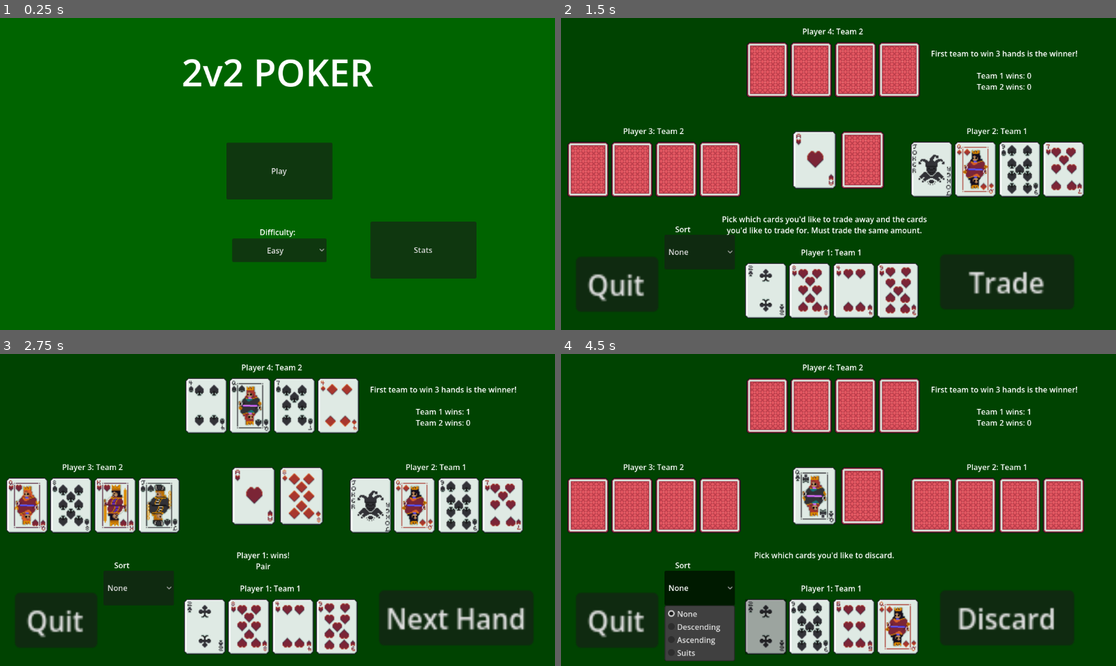
Above: before the commit, frames 1-4 (two rows, left to right).
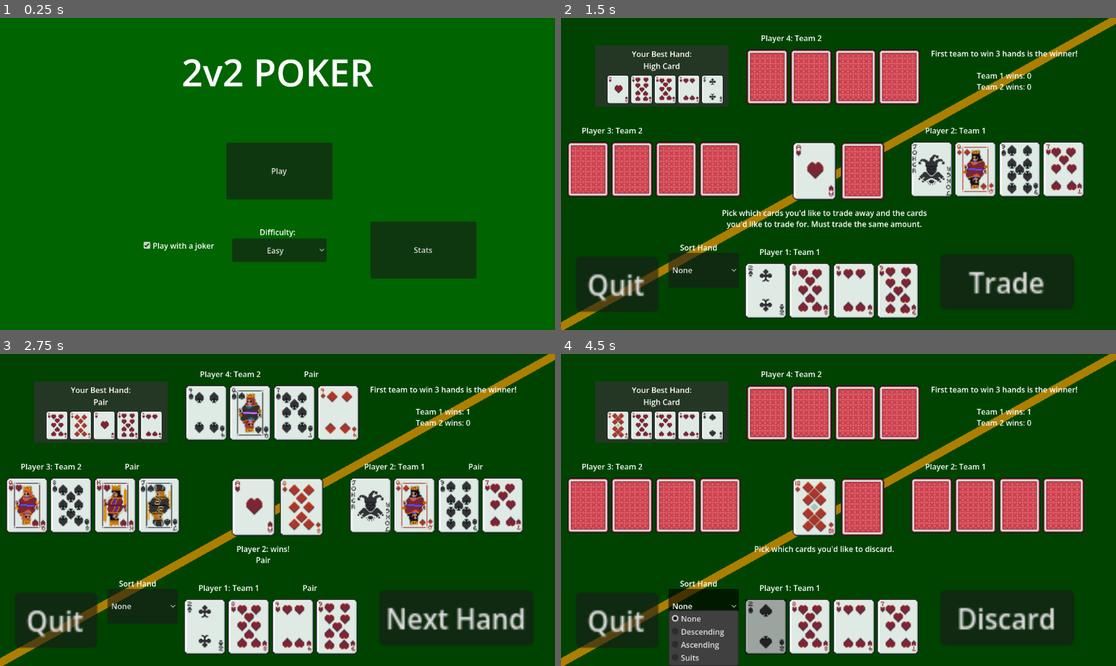
Above: after the commit, the same moments.

Repository: joey-x-y/card-game
Game: Godot game, scene res://Scenes/Main.tscn
Two runs of this game, one before a commit and one after it. Both use one fixed random seed, a clock stepped at 60 frames per second and the inputs below.
Inputs (mouse positions are in pixels of both pictures, inside the frame that each line leads up to):
- Up to frame 1 (0.25 s): no input
- Up to frame 2 (1.5 s): click "Play" at 0.5 s; click "Discard" at 1.25 s
- Up to frame 3 (2.75 s): click "Trade" at 2 s
- Up to frame 4 (4.5 s): click "Next Hand" at 2.75 s; click (766, 625) at 3.52 s; click "None" at 4.25 s

The runs differ from the first frame. In frame 1, 0.2% of the frame differs, in the area x 25-39%, y 71-75%; in frame 2, 16%; in frame 3, 15%; in frame 4, 17%, in the area x 0-100%, y 0-100%.

Commit message:
Added more friendly game ui

Diff:
--- a/Prefabs/Character.tscn
+++ b/Prefabs/Character.tscn
@@ -4,7 +4,7 @@
 [ext_resource type="Script" uid="uid://nf135lryid6b" path="res://Scripts/Characters/Hand.gd" id="2_n3ll4"]
 [ext_resource type="PackedScene" uid="uid://c3l44wwtneh0g" path="res://Prefabs/CardSlot.tscn" id="3_n3ll4"]
 
-[node name="Character" type="Control" unique_id=963857516 node_paths=PackedStringArray("hand", "display_data")]
+[node name="Character" type="Control" unique_id=963857516 node_paths=PackedStringArray("hand", "display_data", "display_data_hand")]
 layout_mode = 3
 anchors_preset = 15
 anchor_right = 1.0
@@ -14,6 +14,7 @@
 script = ExtResource("1_2evft")
 hand = NodePath("Hand")
 display_data = NodePath("CharacterDisplayData/DisplayData")
+display_data_hand = NodePath("CharacterDisplayData/DisplayDataHand")
 
 [node name="Hand" type="Container" parent="." unique_id=1362151626 node_paths=PackedStringArray("cardSlots")]
 propagate_maximum_size = false
@@ -40,20 +41,41 @@
 [node name="CardSlot4" parent="Hand" unique_id=1249891058 instance=ExtResource("3_n3ll4")]
 layout_mode = 2
 
-[node name="CharacterDisplayData" type="Control" parent="." unique_id=41028716]
+[node name="CharacterDisplayData" type="Control" parent="." unique_id=302509664]
 layout_mode = 1
 anchor_right = 1.0
-anchor_bottom = 0.19800001
-offset_bottom = -0.3040161
+anchor_bottom = 0.147
+offset_bottom = -0.2559967
 grow_horizontal = 2
 grow_vertical = 2
 
 [node name="DisplayData" type="RichTextLabel" parent="CharacterDisplayData" unique_id=357012142]
+clip_contents = false
 layout_mode = 1
-anchors_preset = 15
-anchor_right = 1.0
+anchors_preset = -1
+anchor_left = 0.030000001
+anchor_right = 0.49600002
 anchor_bottom = 1.0
-grow_horizontal = 2
+offset_left = -0.5600014
+offset_right = -0.3920288
 grow_vertical = 2
+fit_content = true
 scroll_active = false
+autowrap_mode = 0
 horizontal_alignment = 1
+
+[node name="DisplayDataHand" type="RichTextLabel" parent="CharacterDisplayData" unique_id=793846655]
+clip_contents = false
+layout_mode = 1
+anchors_preset = -1
+anchor_left = 0.48200002
+anchor_right = 0.97300005
+anchor_bottom = 1.0
+offset_left = -0.2640381
+offset_right = 0.104003906
+grow_horizontal = 0
+grow_vertical = 2
+fit_content = true
+scroll_active = false
+autowrap_mode = 0
+horizontal_alignment = 1
--- a/Scenes/Game.tscn
+++ b/Scenes/Game.tscn
@@ -5,8 +5,9 @@
 [ext_resource type="Script" uid="uid://chnw2euv35ilk" path="res://Scripts/Cards/Deck.gd" id="3_b2bpf"]
 [ext_resource type="Script" uid="uid://bw1meq4xitqif" path="res://Scripts/Cards/River.gd" id="4_kldst"]
 [ext_resource type="PackedScene" uid="uid://c3l44wwtneh0g" path="res://Prefabs/CardSlot.tscn" id="5_b2bpf"]
-
-[node name="Game" type="Control" unique_id=2074097226 node_paths=PackedStringArray("player", "ally", "op1", "op2", "deck", "river", "instruction_text", "hand_sorter_button", "scoreboard", "proceed_button", "quit_button")]
+[ext_resource type="Script" uid="uid://bvlul11tk01qo" path="res://Scripts/HandDisplay.gd" id="6_7lihs"]
+
+[node name="Game" type="Control" unique_id=2074097226 node_paths=PackedStringArray("player", "ally", "op1", "op2", "deck", "river", "instruction_text", "hand_sorter_button", "scoreboard", "hand_display", "proceed_button", "quit_button")]
 layout_mode = 3
 anchors_preset = 15
 anchor_right = 1.0
@@ -23,6 +24,7 @@
 instruction_text = NodePath("UI/InstructionText")
 hand_sorter_button = NodePath("UI/HandSorts")
 scoreboard = NodePath("UI/Scoreboard")
+hand_display = NodePath("UI/HandHelp")
 proceed_button = NodePath("UI/Next")
 quit_button = NodePath("UI/Quit")
 
@@ -54,14 +56,27 @@
 grow_vertical = 2
 color = Color(0, 0.2611708, 0.0060971794, 1)
 
+[node name="ColorRect2" type="ColorRect" parent="UI" unique_id=1733465501]
+layout_mode = 1
+anchors_preset = 10
+anchor_right = 1.0
+offset_left = -20.0
+offset_top = 642.99994
+offset_right = -20.0
+offset_bottom = 680.99994
+grow_horizontal = 2
+rotation = -0.5064553
+scale = Vector2(1.2330526, 0.44238842)
+color = Color(0.6745098, 0.49803922, 0, 1)
+
 [node name="River" type="Container" parent="UI" unique_id=811713047 node_paths=PackedStringArray("card_slot")]
 layout_mode = 1
 anchors_preset = -1
 anchor_top = 0.35200003
 anchor_right = 1.0
 anchor_bottom = 0.55700004
-offset_top = -0.09602356
-offset_bottom = 0.063964844
+offset_top = 22.903976
+offset_bottom = 23.063965
 grow_horizontal = 2
 grow_vertical = 2
 script = ExtResource("4_kldst")
@@ -118,9 +133,9 @@
 anchor_right = 0.0
 anchor_bottom = 0.0
 offset_left = 385.0
-offset_top = 16.0
+offset_top = 31.0
 offset_right = 745.0
-offset_bottom = 166.0
+offset_bottom = 181.0
 grow_horizontal = 1
 grow_vertical = 1
 
@@ -145,19 +160,19 @@
 [node name="InstructionText" type="RichTextLabel" parent="UI" unique_id=357002125]
 layout_mode = 0
 offset_left = 315.0
-offset_top = 406.0
+offset_top = 393.0
 offset_right = 779.0
-offset_bottom = 519.0
+offset_bottom = 506.0
 mouse_filter = 2
 scroll_active = false
 horizontal_alignment = 1
 
 [node name="HandSorts" type="OptionButton" parent="UI" unique_id=627764900]
 layout_mode = 0
-offset_left = 215.0
-offset_top = 450.0
-offset_right = 361.0
-offset_bottom = 522.0
+offset_left = 223.0
+offset_top = 488.0
+offset_right = 369.0
+offset_bottom = 560.0
 item_count = 4
 popup/item_0/text = "None"
 popup/item_0/id = 0
@@ -168,6 +183,17 @@
 popup/item_3/text = "Suits"
 popup/item_3/id = 3
 
+[node name="RichTextLabel" type="RichTextLabel" parent="UI" unique_id=26330015]
+layout_mode = 0
+offset_left = 213.0
+offset_top = 465.0
+offset_right = 359.0
+offset_bottom = 494.0
+mouse_filter = 2
+text = "Sort Hand"
+scroll_active = false
+horizontal_alignment = 1
+
 [node name="Scoreboard" type="RichTextLabel" parent="UI" unique_id=1788841116]
 layout_mode = 0
 offset_left = 748.0
@@ -176,22 +202,78 @@
 offset_bottom = 170.0
 horizontal_alignment = 1
 
-[node name="HandHelp" type="Control" parent="UI" unique_id=661748925]
+[node name="HandHelp" type="Control" parent="UI" unique_id=661748925 node_paths=PackedStringArray("card_slots", "hand_name_display")]
 anchors_preset = 0
 offset_left = 71.0
 offset_top = 57.0
 offset_right = 348.0
 offset_bottom = 184.0
-
-[node name="RichTextLabel" type="RichTextLabel" parent="UI" unique_id=26330015]
-layout_mode = 0
-offset_left = 180.0
-offset_top = 427.0
-offset_right = 326.0
-offset_bottom = 456.0
-mouse_filter = 2
-text = "Sort"
-scroll_active = false
-horizontal_alignment = 1
+script = ExtResource("6_7lihs")
+card_slots = [NodePath("HBoxContainer/TextureRect"), NodePath("HBoxContainer/TextureRect2"), NodePath("HBoxContainer/TextureRect3"), NodePath("HBoxContainer/TextureRect4"), NodePath("HBoxContainer/TextureRect5")]
+hand_name_display = NodePath("HandName")
+
+[node name="TextureRect" type="ColorRect" parent="UI/HandHelp" unique_id=1173366339]
+layout_mode = 1
+anchors_preset = 15
+anchor_right = 1.0
+anchor_bottom = 1.0
+grow_horizontal = 2
+grow_vertical = 2
+color = Color(0.14117648, 0.21568628, 0.14117648, 1)
+
+[node name="RichTextLabel" type="RichTextLabel" parent="UI/HandHelp" unique_id=1262068280]
+layout_mode = 1
+anchors_preset = -1
+anchor_right = 1.0
+anchor_bottom = 0.31500003
+offset_bottom = -4.005005
+text = "Your Best Hand:"
+scroll_active = false
+horizontal_alignment = 1
+vertical_alignment = 1
+
+[node name="HandName" type="RichTextLabel" parent="UI/HandHelp" unique_id=1934506353]
+layout_mode = 1
+anchors_preset = -1
+anchor_right = 1.0
+anchor_bottom = 0.31500003
+offset_top = 25.0
+offset_bottom = 20.994995
+scroll_active = false
+horizontal_alignment = 1
+vertical_alignment = 1
+
+[node name="HBoxContainer" type="HBoxContainer" parent="UI/HandHelp" unique_id=1680572671]
+layout_mode = 1
+anchors_preset = -1
+anchor_left = 0.09
+anchor_top = 0.48800004
+anchor_right = 0.91
+anchor_bottom = 0.95300007
+offset_left = 0.069999695
+offset_top = 0.023994446
+offset_right = -0.070007324
+offset_bottom = -0.03100586
+alignment = 1
+
+[node name="TextureRect" type="TextureRect" parent="UI/HandHelp/HBoxContainer" unique_id=621746707]
+layout_mode = 2
+expand_mode = 3
+
+[node name="TextureRect2" type="TextureRect" parent="UI/HandHelp/HBoxContainer" unique_id=2114512287]
+layout_mode = 2
+expand_mode = 3
+
+[node name="TextureRect3" type="TextureRect" parent="UI/HandHelp/HBoxContainer" unique_id=396581538]
+layout_mode = 2
+expand_mode = 3
+
+[node name="TextureRect4" type="TextureRect" parent="UI/HandHelp/HBoxContainer" unique_id=871985728]
+layout_mode = 2
+expand_mode = 3
+
+[node name="TextureRect5" type="TextureRect" parent="UI/HandHelp/HBoxContainer" unique_id=275020180]
+layout_mode = 2
+expand_mode = 3
 
 [connection signal="pressed" from="UI/Next" to="." method="_on_button_pressed"]
--- a/Scenes/Main.tscn
+++ b/Scenes/Main.tscn
@@ -2,7 +2,7 @@
 
 [ext_resource type="Script" uid="uid://b23vdoc23nvmq" path="res://Scripts/Title.gd" id="1_r150o"]
 
-[node name="Control" type="Control" unique_id=1027401043 node_paths=PackedStringArray("continue_button", "stats_button", "difficulty_button")]
+[node name="Control" type="Control" unique_id=1027401043 node_paths=PackedStringArray("continue_button", "stats_button", "difficulty_button", "joker_choice")]
 layout_mode = 3
 anchors_preset = 15
 anchor_right = 1.0
@@ -13,6 +13,7 @@
 continue_button = NodePath("Button")
 stats_button = NodePath("StatsButton")
 difficulty_button = NodePath("DifficultyButton")
+joker_choice = NodePath("CheckBox")
 
 [node name="ColorRect" type="ColorRect" parent="." unique_id=1505161334]
 layout_mode = 1
@@ -75,3 +76,12 @@
 offset_right = 989.0
 offset_bottom = 541.0
 text = "Stats"
+
+[node name="CheckBox" type="CheckBox" parent="." unique_id=303505758]
+layout_mode = 0
+offset_left = 293.0
+offset_top = 440.0
+offset_right = 449.0
+offset_bottom = 505.0
+button_pressed = true
+text = "Play with a joker"
--- a/Scripts/Cards/Deck.gd
+++ b/Scripts/Cards/Deck.gd
@@ -2,8 +2,13 @@
 extends Node
 
 var cards: Array[Card] = []
+var joker_amount: int = 1
 
-func _ready():
+func fill_deck():
+	set_joker_amount(GlobalTrackers.jokers)
+
+	cards.clear()
+
 	cards.append(Card.new(CardData.new(CardData.Suit.SPADES, 2)))
 	cards.append(Card.new(CardData.new(CardData.Suit.SPADES, 3)))
 	cards.append(Card.new(CardData.new(CardData.Suit.SPADES, 4)))
@@ -56,9 +61,12 @@
 	cards.append(Card.new(CardData.new(CardData.Suit.CLUBS, 12)))
 	cards.append(Card.new(CardData.new(CardData.Suit.CLUBS, 13)))
 	cards.append(Card.new(CardData.new(CardData.Suit.CLUBS, 14)))
-	cards.append(Card.new(CardData.new(CardData.Suit.NONE, 0)))
+
+	for i in range(joker_amount):
+		cards.append(Card.new(CardData.new(CardData.Suit.NONE, 0)))
 
 func shuffle():
+	fill_deck()
 	cards.shuffle()
 
 func draw_card(index = 0):
@@ -77,3 +85,6 @@
 
 func check_legal_index(i):
 	return i < cards.size()
+
+func set_joker_amount(i: int):
+	joker_amount = i
--- a/Scripts/Characters/Character.gd
+++ b/Scripts/Characters/Character.gd
@@ -11,6 +11,7 @@
 var state = 0
 @export var hand: Node
 @export var display_data: RichTextLabel
+@export var display_data_hand: RichTextLabel
 ## difficulty will probably be skill's implementation for free play
 @export var difficulty: int = 0
 
@@ -35,6 +36,12 @@
 
 func set_display_data(s: String):
 	display_data.text = s
+
+func set_display_data_hand(s : String):
+	display_data_hand.text = s
+
+func clear_display_data_hand():
+	display_data_hand.text = ""
 
 func give_card(card):
 	hand.add(card)
--- a/Scripts/GameManager.gd
+++ b/Scripts/GameManager.gd
@@ -11,6 +11,7 @@
 
 @export var river: Node
 var river_cards : Array[Card] = []
+var river_cards_active : Array[Card] = []
 
 @export var handSize: int = 4
 @export var wins_needed: int = 3
@@ -21,6 +22,7 @@
 @export var instruction_text: RichTextLabel
 @export var hand_sorter_button: OptionButton
 @export var scoreboard: RichTextLabel
+@export var hand_display: Node
 
 @export var proceed_button: Button
 @export var quit_button: Button
@@ -48,6 +50,7 @@
 	start_round()
 
 func start_round():
+	clear_hand_displays()
 	scoreboard_update()
 	deck.shuffle()
 
@@ -62,6 +65,7 @@
 	set_river()
 
 	river.flip_card(0)
+	river_cards_active.append(river_cards[0])
 	player.hand.show_cards()
 
 	draw_round()
@@ -72,7 +76,7 @@
 
 	instruction_text.text = "Pick which cards you'd like to discard."
 
-	# find_hands(player, [river_cards[0]])
+	set_hand_helper()
 
 	proceed_button.text = "Discard"
 	proceed_button.show()
@@ -83,6 +87,7 @@
 	var cards = player.hand.use_selected_cards()
 	discard(player, cards)
 	player.hand.show_cards()
+	set_hand_helper()
 	sort_hand()
 	discard(ally, ally.pick_discard([river_cards[0]], 1))
 	discard(op1, op1.pick_discard([river_cards[0]], 1))
@@ -103,9 +108,6 @@
 	ally.enable_hand()
 
 	instruction_text.text = "Pick which cards you'd like to trade away and the cards you'd like to trade for. Must trade the same amount."
-
-	find_hands(player, [river_cards[0]])
-	find_hands(ally, [river_cards[0]])
 
 	proceed_button.text = "Trade"
 	proceed_button.show()
@@ -118,6 +120,7 @@
 	var a_cards = ally.hand.use_selected_cards()
 	trade_cards(player, ally, p_cards, a_cards)
 
+	set_hand_helper()
 	sort_hand()
 
 	var opp_cards = op1.pick_trade(op2.get_hand(), [river_cards[0]], 1)
@@ -130,8 +133,9 @@
 	op2.hand.show_cards()
 
 	river.flip_card(1)
-
-	var best_hand = find_best_hand()
+	river_cards_active.append(river_cards[1])
+
+	var best_hand = find_best_hand_overall(get_and_show_hands())
 	var n = best_hand[0]
 
 	if ally.state == n:
@@ -149,7 +153,7 @@
 
 	print("River: ", HandFinder.print_hand(river_cards))
 	scoreboard_update()
-	instruction_text.text = "Player " + str(n) + ": wins!\n" + str(HandFinder.Hands[best_hand[1][0]])
+	instruction_text.text = "Player " + str(n + 1) + ": wins!\n" + str(HandFinder.Hands[best_hand[1][0]])
 	for i in best_hand[1][1]:
 		print(i.card.id)
 	print("Team 1 Wins: ", team1_wins)
@@ -162,15 +166,44 @@
 		char1.swap_card(c1_cards[i], c2_cards[i])
 		char2.swap_card(c2_cards[i], c1_cards[i])
 
-func find_best_hand():
-	var hands = [player.get_hand(), ally.get_hand(), op1.get_hand(), op2.get_hand()]
-	var best_hand = HandFinder.get_best_hand(hands, river_cards)
-	return best_hand
+func find_best_hand(hand: Array):
+	return HandFinder.get_best_hand_individual(hand, river_cards_active)
+
+func find_best_hand_overall(hands):
+	return HandFinder.get_best_hand(hands)
+
+func set_hand_helper():
+	var h = find_best_hand(player.get_hand())
+	hand_display.set_hand(h[1], HandFinder.Hands[h[0]])
+
+	return h
+
+func get_and_show_hands():
+	var h = set_hand_helper()
+	player.set_display_data_hand(HandFinder.Hands[h[0]])
+
+	var a = find_best_hand(ally.get_hand())
+	ally.set_display_data_hand(HandFinder.Hands[a[0]])
+
+	var b = find_best_hand(op1.get_hand())
+	op1.set_display_data_hand(HandFinder.Hands[b[0]])
+
+	var c = find_best_hand(op2.get_hand())
+	op2.set_display_data_hand(HandFinder.Hands[c[0]])
+
+	return [h, a, b, c]
 
 func find_hands(p, rcards: Array[Card] = river_cards):
 	var cards = p.get_hand().duplicate()
 	cards.append_array(rcards)
 	HandFinder.get_possible_hands(cards)
+
+func clear_hand_displays():
+	hand_display.hide_hand()
+	player.clear_display_data_hand()
+	ally.clear_display_data_hand()
+	op1.clear_display_data_hand()
+	op2.clear_display_data_hand()
 
 
 func end_round():
@@ -205,6 +238,7 @@
 	op2.wipe_hand()
 	river.reset()
 	river_cards.clear()
+	river_cards_active.clear()
 
 	start_round()
 
--- a/Scripts/GlobalTrackers.gd
+++ b/Scripts/GlobalTrackers.gd
@@ -9,6 +9,7 @@
 var difficulty: int = 0
 var best_win_difficulty: int = 0
 
+var jokers: int = 1
 var preferred_hand_sort: int = 0
 
 func win():
--- /dev/null
+++ b/Scripts/HandDisplay.gd
@@ -0,0 +1,24 @@
+extends Node
+
+@export var card_slots: Array[TextureRect]
+@export var hand_name_display: RichTextLabel
+
+func _ready():
+	hide_hand()
+
+func set_hand(cards: Array, hand: String):
+	hide_hand()
+
+	hand_name_display.text = hand
+
+	var i = 0
+	while i < cards.size() && i < card_slots.size():
+		card_slots[i].texture = cards[i].card.front_texture
+		card_slots[i].show()
+		i += 1
+
+func hide_hand():
+	hand_name_display.text = ""
+
+	for c in card_slots:
+		c.hide()
--- a/Scripts/HandFinder.gd
+++ b/Scripts/HandFinder.gd
@@ -30,17 +30,19 @@
 
 	return [pairings, straight, flush]
 
-static func get_best_hand(hands, river_cards):
-	var best_hand = null
-	var best_hand_list = []
+static func get_best_hand_individual(hand, river_cards = null):
+	var new_hand = hand.duplicate()
+	if river_cards != null:
+		new_hand.append_array(river_cards)
+	return get_hand_value(get_possible_hands(new_hand))
+
+static func get_best_hand(hands):
 	var hands_dict = {}
 	for i in range(hands.size()):
-		var hand = hands[i].duplicate()
-		hand.append_array(river_cards)
-		hands_dict[i] = get_possible_hands(hand)
-
-	best_hand_list = strongest_hand_group(hands_dict)
-	best_hand = best_hand_list[0]
+		hands_dict[i] = hands[i].duplicate()
+
+	var best_hand_list = strongest_hand_group(hands_dict)
+	var best_hand = best_hand_list[0]
 
 	for i in range(best_hand_list.size()):
 		print("Rank ", i, "! Player ", best_hand_list[i][0], ": ", print_hand(best_hand_list[i][1][1]), " Hand Type: ", Hands[best_hand_list[i][1][0]])
@@ -48,12 +50,12 @@
 	return best_hand
 
 static func strongest_hand_group(possible_hands):
-	var hand_values = [[0, get_hand_value(possible_hands[0])]]
+	var hand_values = [[0, possible_hands[0]]]
 
 	for i in possible_hands:
 		if i == 0:
 			continue
-		var next = get_hand_value(possible_hands[i])
+		var next = possible_hands[i]
 		var n = 0
 		while n < hand_values.size():
 			if next[0] > hand_values[n][1][0]:
--- a/Scripts/Title.gd
+++ b/Scripts/Title.gd
@@ -3,6 +3,7 @@
 @export var continue_button: Button
 @export var stats_button: Button
 @export var difficulty_button: OptionButton
+@export var joker_choice: CheckBox
 
 var game_scene_path : String = "res://Scenes/Game.tscn"
 var stats_scene_path : String = "res://Scenes/Stats.tscn"
@@ -16,6 +17,8 @@
 	stats_button.pressed.connect(stats_menu)
 	difficulty_button.item_selected.connect(pick_difficulty)
 	difficulty_button.select(GlobalTrackers.difficulty)
+	joker_choice.toggled.connect(pick_jokers)
+	joker_choice.set_pressed_no_signal(GlobalTrackers.jokers == 1)
 
 
 func start_game():
@@ -27,8 +30,8 @@
 func stats_menu():
 	get_tree().change_scene_to_file(stats_scene_path)
 
-
-
 func pick_difficulty(index: int):
 	GlobalTrackers.difficulty = index
-	print(GlobalTrackers.difficulty)
+
+func pick_jokers(b: bool):
+	GlobalTrackers.jokers = 1 if b else 0
Not shown, added: Scripts/HandDisplay.gd.uid
